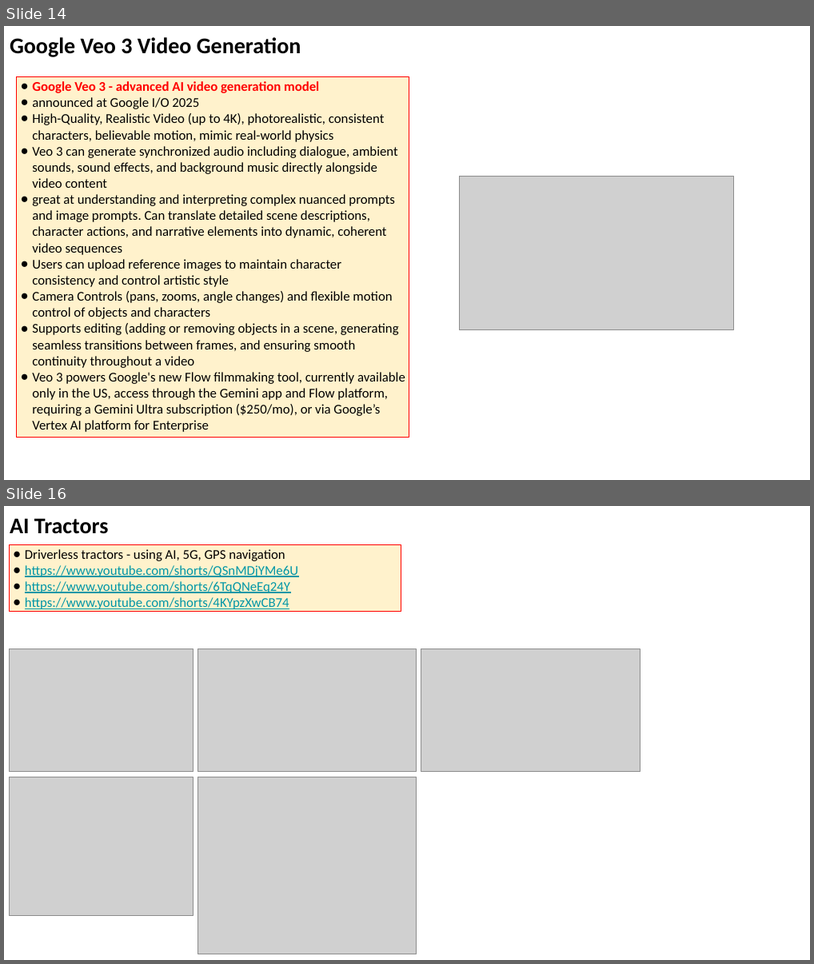
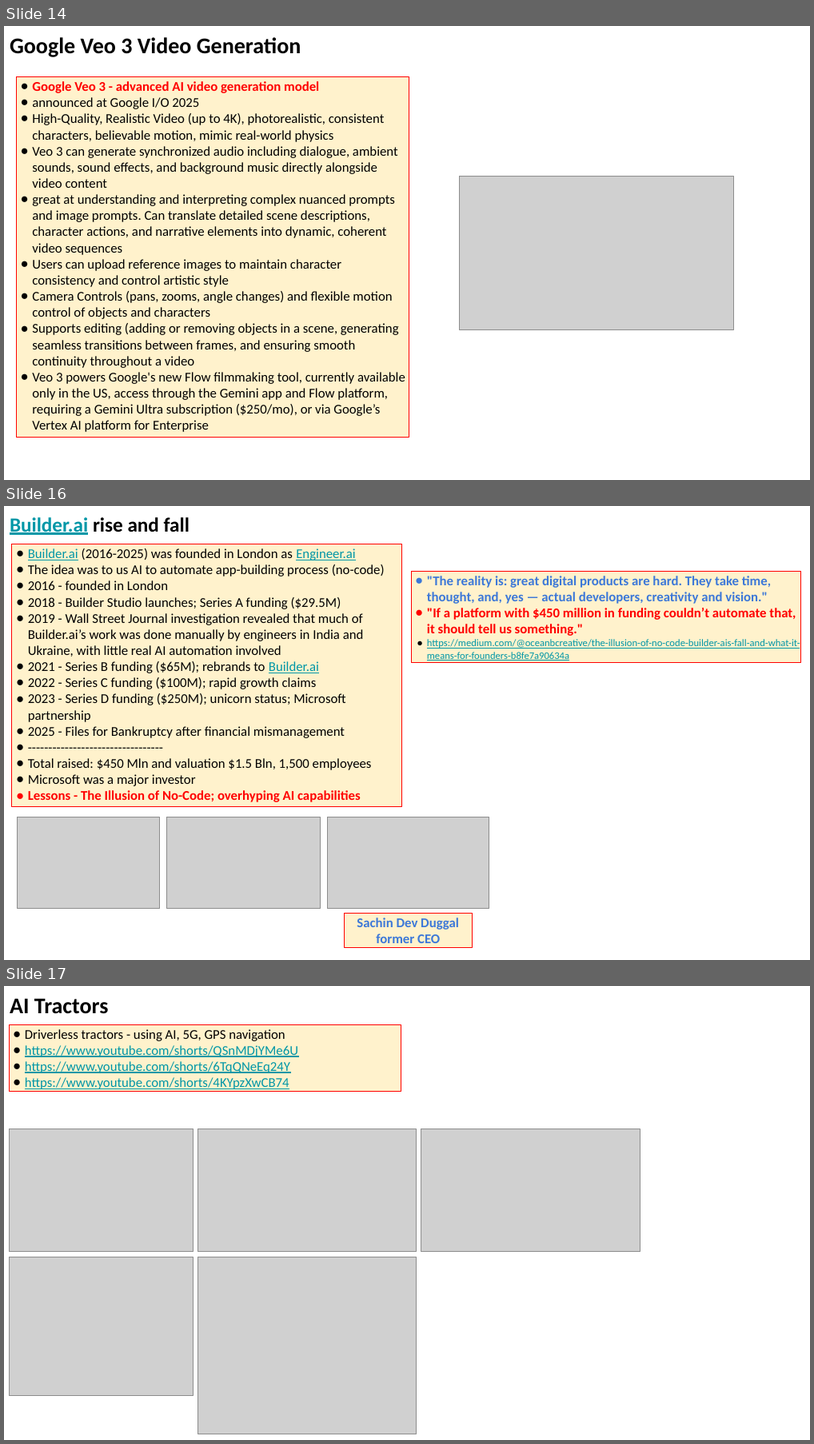
Before and after one commit to lselector/seminar, a slide deck: 2025/2025-05-30-AI-Updates.pptx. Shown one above the other, each under a label of ours: slides 14 and 16 before the commit, slides 14, 16 and 17 after it; the slides between them are not shown. The pictures are 814x964 and 814x1444 pixels, drawn with LibreOffice and Linux fonts; fonts in the diff are those of the drawing; grey boxes stand for pictures. Boxes give left, top, right and bottom in pixels: in the first picture for what was removed or moved away, otherwise in the second. Text is boxed around its words. In the diff, an @@ line names an element or a change of style, - is before the commit and + after.

```diff
--- a/2025/2025-05-30-AI-Updates.pptx
+++ b/2025/2025-05-30-AI-Updates.pptx
@@ slide 16 added at box(4, 506, 810, 960), background #FFFFFF @@
@@ text added at box(10, 517, 190, 535), 18 pt, text #000000, bold @@
+Builder.ai rise and fall
@@ rectangle added at box(12, 544, 402, 806), fill #FFF2CC, outline #FF0000 0.75 pt, 12 pt, text #000000 @@
+● Builder.ai (2016-2025) was founded in London as Engineer.ai
+● The idea was to us AI to automate app-building process (no-code)
+● 2016 - founded in London
+● 2018 - Builder Studio launches; Series A funding ($29.5M)
+● 2019 - Wall Street Journal investigation revealed that much of Builder.ai’s work was done manually by engineers in India and Ukraine, with little real AI automation involved
+● 2021 - Series B funding ($65M); rebrands to Builder.ai
+● 2022 - Series C funding ($100M); rapid growth claims
+● 2023 - Series D funding ($250M); unicorn status; Microsoft partnership
+● 2025 - Files for Bankruptcy after financial mismanagement
+● ---------------------------------
+● Total raised: $450 Mln and valuation $1.5 Bln, 1,500 employees
+● Microsoft was a major investor
+● Lessons - The Illusion of No-Code; overhyping AI capabilities
@@ rectangle added at box(411, 572, 801, 663), fill #FFF2CC, outline #FF0000 0.75 pt, 12 pt, text #0097A7, bold @@
+● "The reality is: great digital products are hard. They take time, thought, and, yes — actual developers, creativity and vision."
+● "If a platform with $450 million in funding couldn’t automate that, it should tell us something."
+● https://medium.com/@oceanbcreative/the-illusion-of-no-code-builder-ais-fall-and-what-it-means-for-founders-b8fe7a90634a
@@ picture added at box(18, 817, 161, 908) @@
@@ picture added at box(167, 817, 320, 908) @@
@@ picture added at box(327, 817, 490, 908) @@
@@ rectangle added at box(344, 912, 472, 946), fill #FFF2CC, outline #FF0000 0.75 pt, 12 pt, text #3C78D8, bold @@
+Sachin Dev Duggal
+former CEO
@@ what was slide 16 is now slide 17 @@
```
Also in this commit, not shown: 12 slides changed.
